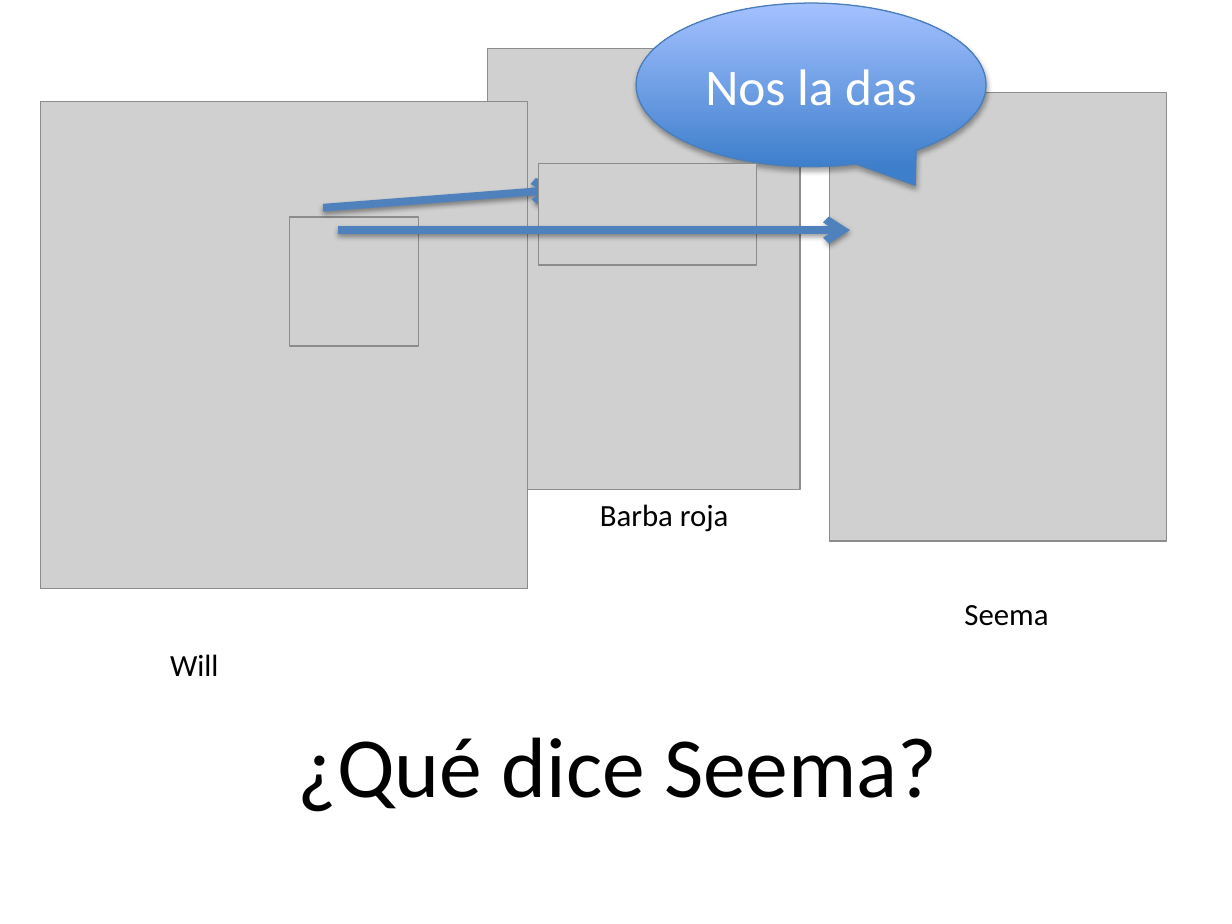
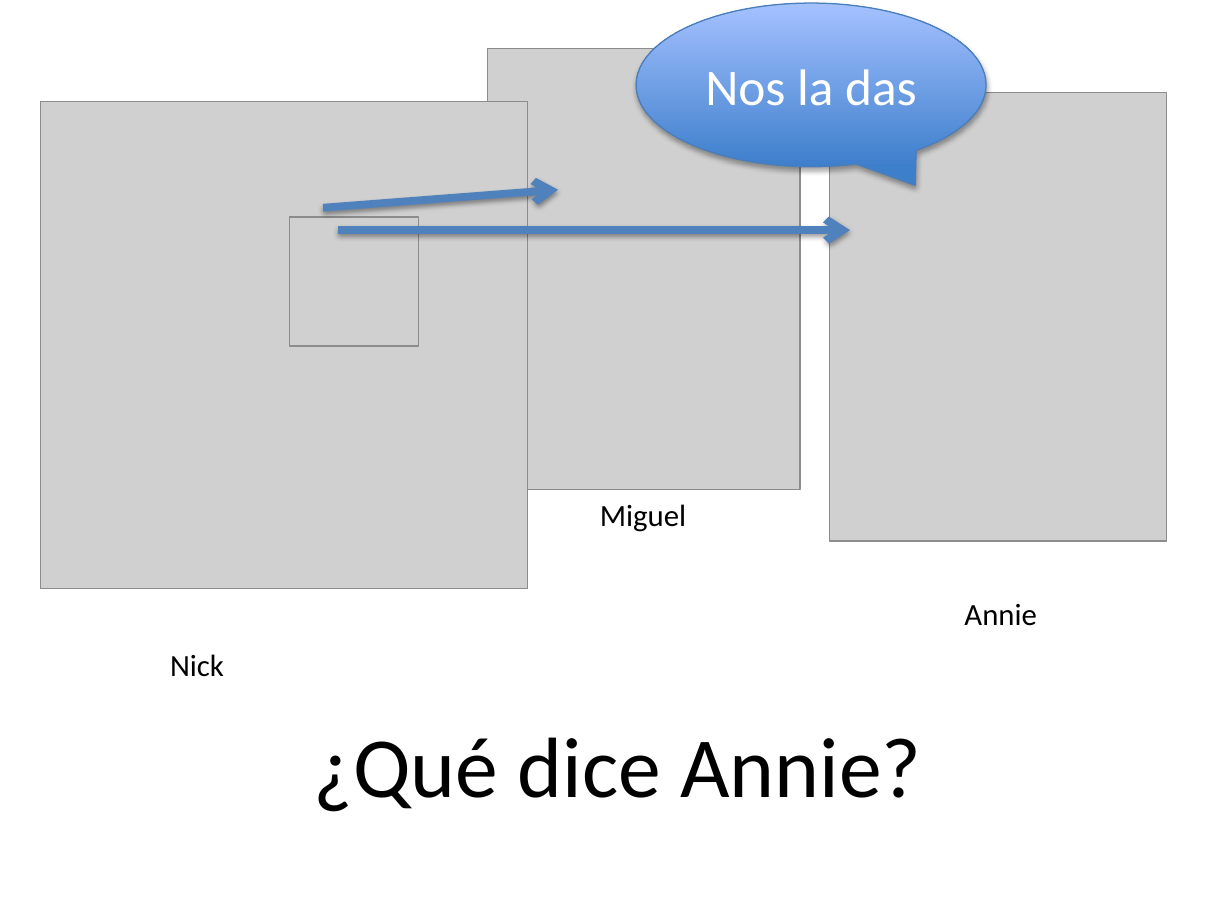
Before and after one commit to midd-teaching/1_5_recursos, a slide deck: slide 13 of archive/midd_comunicacion_1_5_2018/slides/cap8/assets/ejercicios/cdci.pptx. Drawn at 1232x924 pixels with LibreOffice and Linux fonts; fonts in the diff are those of the drawing; grey boxes stand for pictures. Boxes give left, top, right and bottom in pixels: in the first picture for what was removed or moved away, otherwise in the second. Text is boxed around its words. In the diff, an @@ line names an element or a change of style, - is before the commit and + after.

```diff
--- a/archive/midd_comunicacion_1_5_2018/slides/cap8/assets/ejercicios/cdci.pptx
+++ b/archive/midd_comunicacion_1_5_2018/slides/cap8/assets/ejercicios/cdci.pptx
@@ picture removed at <box>538,164,756,265</box> @@
@@ text at <box>600,504,686,532</box>: text changed @@
-Barba roja
+Miguel
@@ text at <box>964,604,1036,626</box>: text changed @@
-Seema
+Annie
@@ text at <box>170,654,224,677</box>: text changed @@
-Will
+Nick
@@ text at <box>314,737,921,812</box>: text changed @@
-¿Qué dice Seema?
+¿Qué dice Annie?
```
Also in this commit, not shown: 13 other slides changed, 2 slides added, 2 slides removed, 14 other files.
